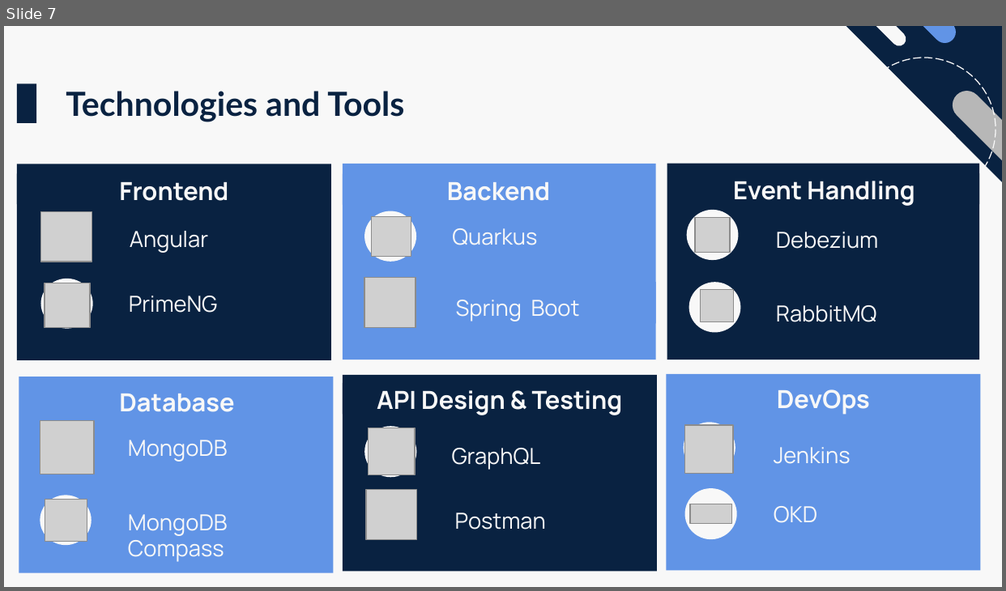
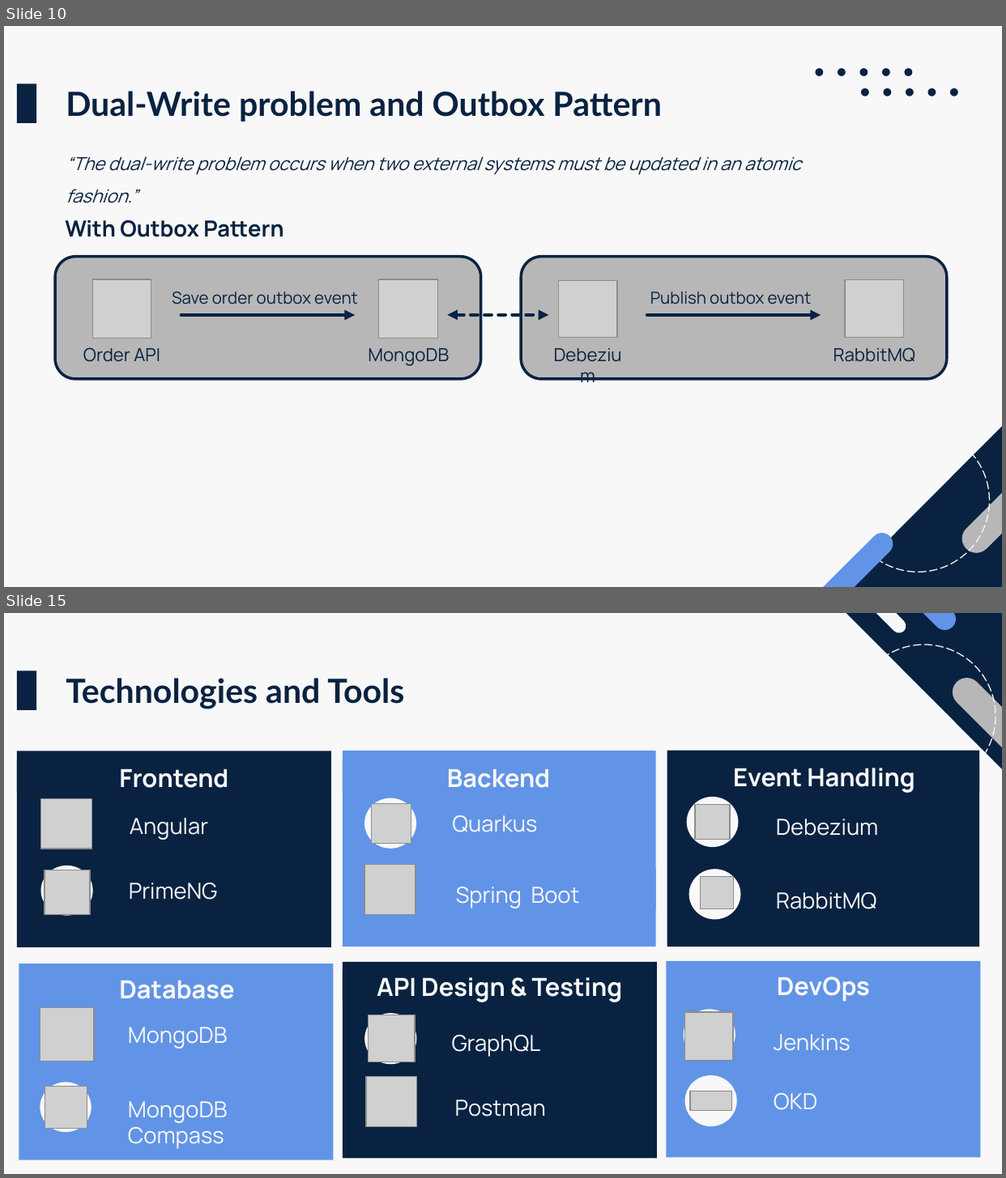
Before and after one commit to fede-palazz/smart-travel, a slide deck: thesis/presentation.pptx. Shown one above the other, each under a label of ours: slide 7 before the commit, slides 10 and 15 after it; the slides between them are not shown. The pictures are 1006x591 and 1006x1178 pixels, drawn with LibreOffice and Linux fonts; fonts in the diff are those of the drawing; grey boxes stand for pictures. Boxes give left, top, right and bottom in pixels: in the first picture for what was removed or moved away, otherwise in the second. Text is boxed around its words. In the diff, an @@ line names an element or a change of style, - is before the commit and + after.

```diff
--- a/thesis/presentation.pptx
+++ b/thesis/presentation.pptx
@@ slide 10 added at (4, 26, 1002, 587), background #F8F8F8 @@
@@ rectangle added at (17, 84, 37, 123), fill #092241 @@
@@ text added at (66, 91, 662, 122), 24 pt, text #092241, bold @@
+Dual-Write problem and Outbox Pattern
@@ text added at (66, 156, 801, 175), 13 pt, text #092241, italic @@
+“The dual-write problem occurs when two external systems must be updated in an atomic fashion.”
@@ text added at (65, 220, 283, 237), 16 pt, text #092241, bold @@
+With Outbox Pattern
@@ group added at (55, 257, 481, 379): 3 texts, 2 pictures, 1 rounded rectangle, 1 arrow @@
+Order API
+MongoDB
+Save order outbox event
@@ group added at (521, 257, 947, 379): 3 texts, 2 pictures, 1 rounded rectangle, 1 arrow @@
+Debezium
+RabbitMQ
+Publish outbox event
@@ double arrow added from (447, 315) to (549, 315), #092241 2.5 pt dashed @@
@@ group added at (797, 68, 1002, 587): 11 ellipses, 2 rounded rectangles, 1 right triangle @@
@@ what was slide 7 is now slide 15 @@
```
Also in this commit, not shown: 4 slides changed, 5 other slides added, 2 slides removed.
